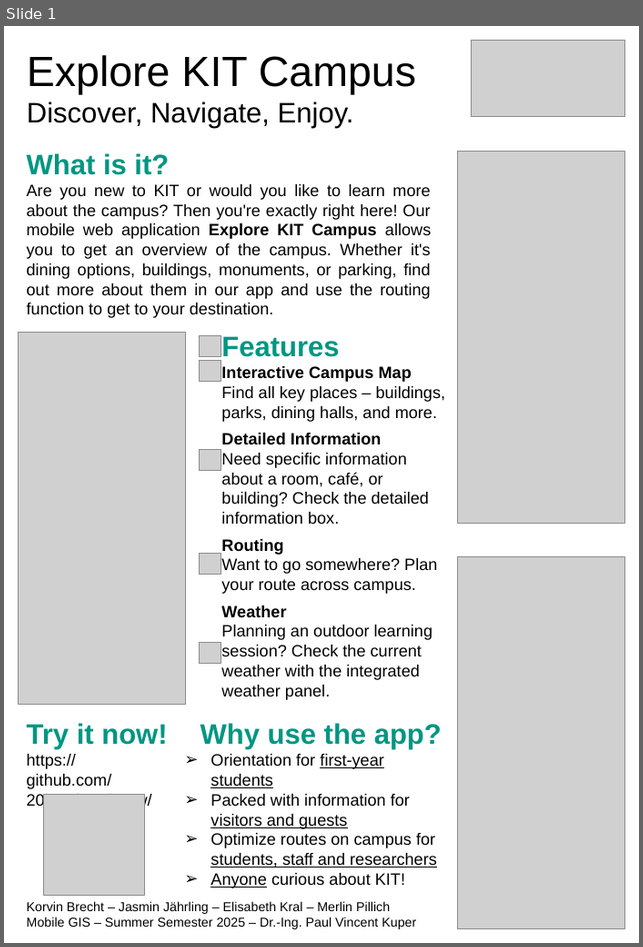
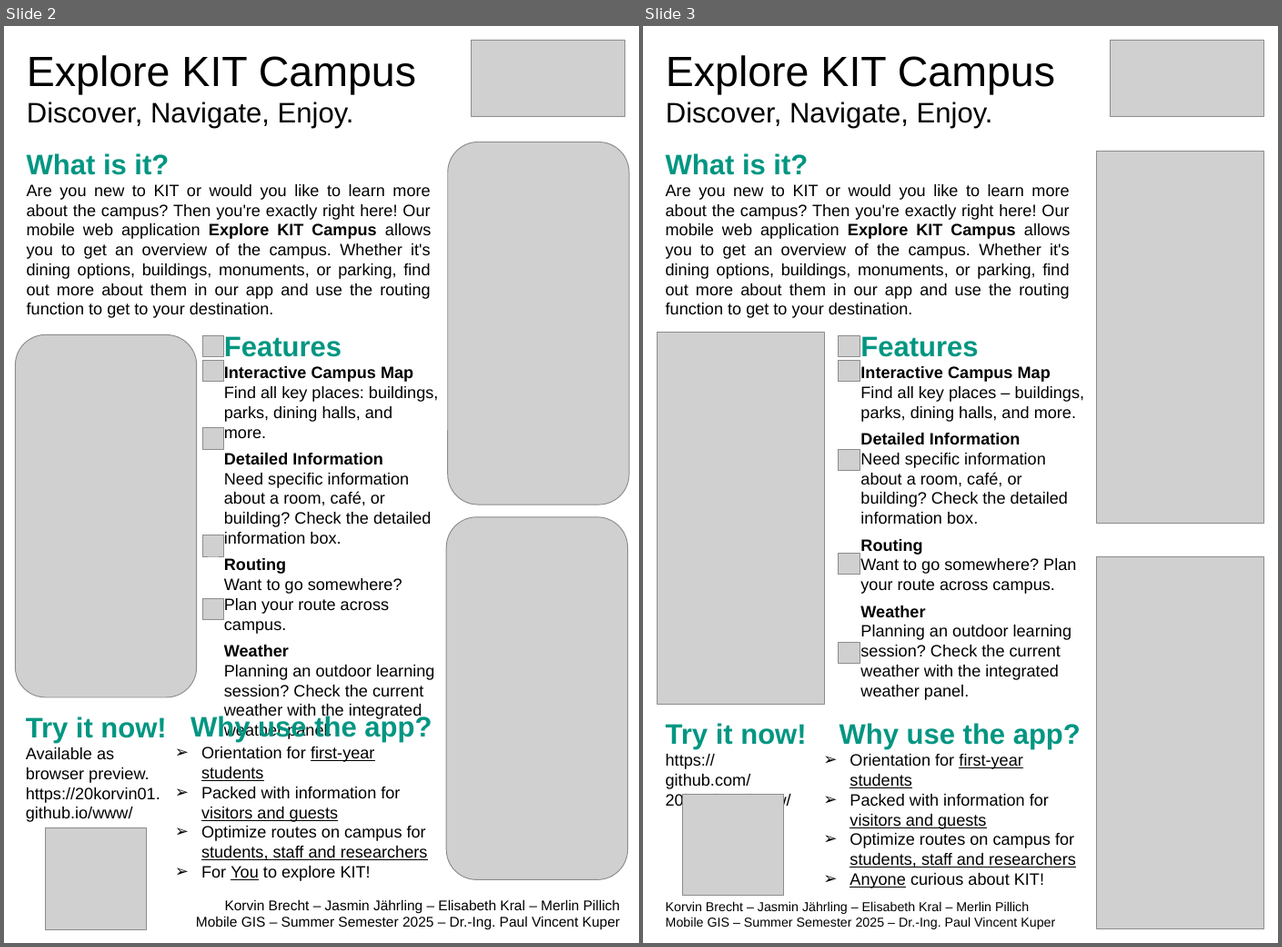
Before and after one commit to 20korvin01/www, a slide deck: presentation/PosterSS2025_MobileGIS_final_G3.pptx. Shown side by side, each under a label of ours: slide 1 before the commit, slides 2 and 3 after it. The pictures are 643x947 and 1282x947 pixels, drawn with LibreOffice and Linux fonts; fonts in the diff are those of the drawing; grey boxes stand for pictures. Boxes give left, top, right and bottom in pixels: in the first picture for what was removed or moved away, otherwise in the second. Text is boxed around its words. In the diff, an @@ line names an element or a change of style, - is before the commit and + after.

```diff
--- a/presentation/PosterSS2025_MobileGIS_final_G3.pptx
+++ b/presentation/PosterSS2025_MobileGIS_final_G3.pptx
@@ slide 2 added at bbox=[4, 26, 639, 943], background #FFFFFF @@
@@ picture added at bbox=[472, 41, 626, 118] @@
@@ text added at bbox=[27, 55, 416, 129], 24 pt, text #000000 @@
+Explore KIT Campus
+Discover, Navigate, Enjoy.
@@ text added at bbox=[27, 153, 431, 318], 14 pt, text #000000 @@
+What is it?
+Are you new to KIT or would you like to learn more about the campus? Then you're exactly right here! Our mobile web application Explore KIT Campus allows you to get an overview of the campus. Whether it's dining options, buildings, monuments, or parking, find out more about them in our app and use the routing function to get to your destination.
@@ picture added at bbox=[448, 142, 629, 505] @@
@@ picture added at bbox=[15, 335, 196, 698] @@
@@ picture added at bbox=[203, 336, 224, 357] @@
@@ text added at bbox=[224, 336, 439, 719], 14 pt, text #000000 @@
+Features
+Interactive Campus Map
+Find all key places: buildings, parks, dining halls, and more.
+Detailed Information
+Need specific information about a room, café, or building? Check the detailed information box.
+Routing
+Want to go somewhere? Plan your route across campus.
+Weather
+Planning an outdoor learning session? Check the current weather with the integrated weather panel.
@@ picture added at bbox=[203, 361, 224, 382] @@
@@ picture added at bbox=[203, 428, 224, 449] @@
@@ picture added at bbox=[203, 536, 224, 557] @@
@@ picture added at bbox=[446, 517, 627, 880] @@
@@ picture added at bbox=[203, 599, 224, 620] @@
@@ text added at bbox=[201, 704, 428, 881], 14 pt, text #000000 @@
+Why use the app?
+➢ Orientation for first-year students
+➢ Packed with information for visitors and guests
+➢ Optimize routes on campus for students, staff and researchers
+➢ For You to explore KIT!
@@ text added at bbox=[26, 717, 166, 822], 14 pt, text #000000 @@
+Try it now!
+Available as browser preview. https://20korvin01.github.io/www/
@@ picture added at bbox=[46, 829, 147, 931] @@
@@ text added at bbox=[196, 900, 620, 931], 12 pt, text #000000 @@
+Korvin Brecht – Jasmin Jährling – Elisabeth Kral – Merlin Pillich
+Mobile GIS – Summer Semester 2025 – Dr.-Ing. Paul Vincent Kuper
@@ what was slide 1 is now slide 3 @@
```
Also in this commit, not shown: 1 other slide added, 8 other files.
